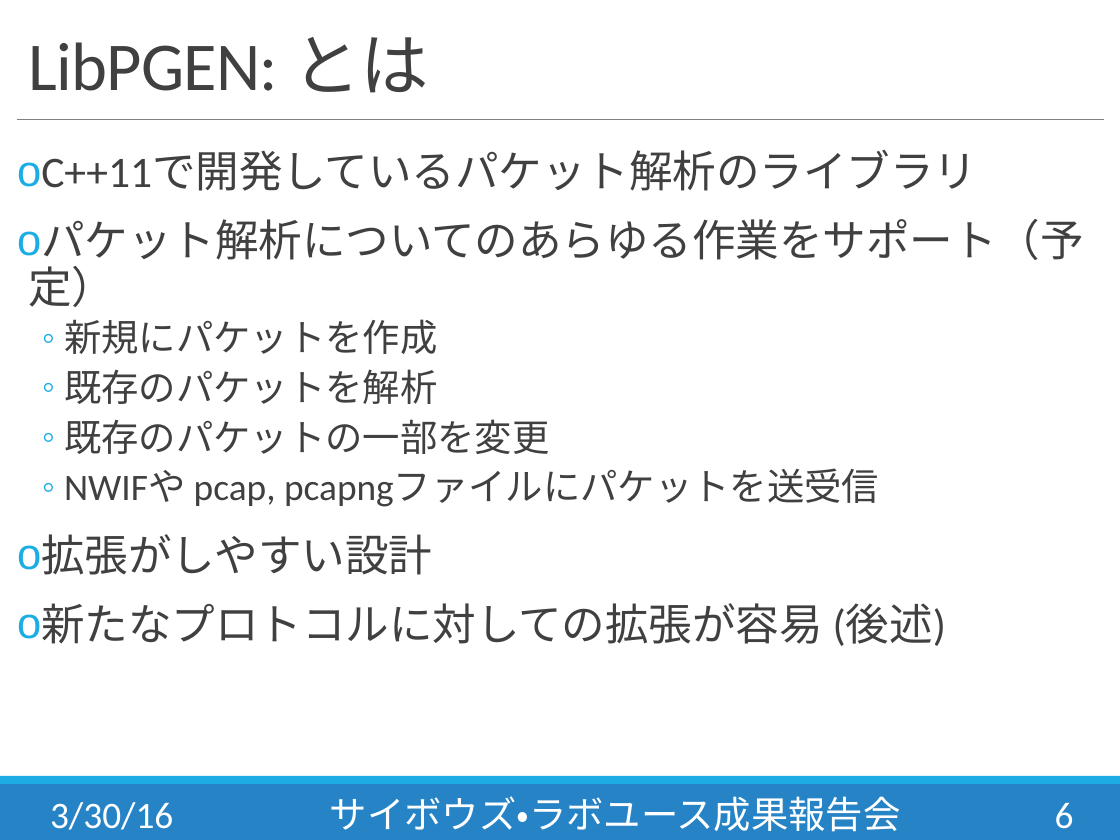
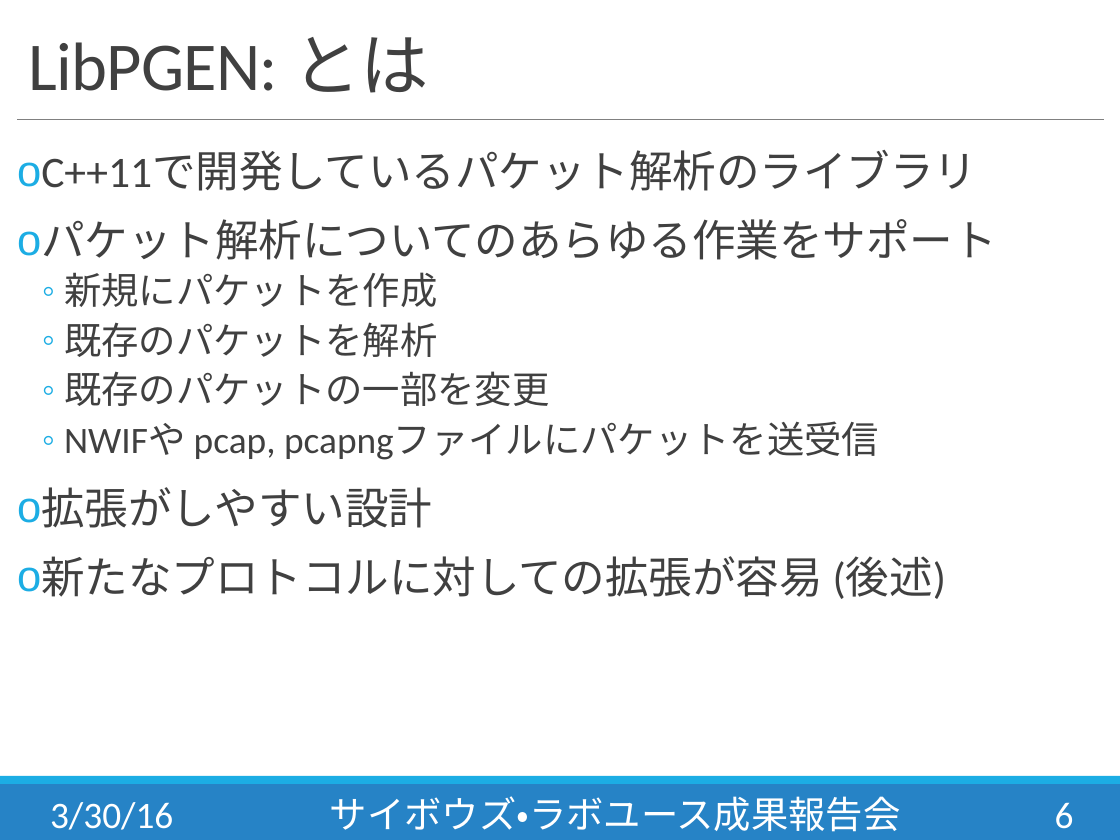
Before and after one commit to slankdev/CybozuLab, a slide deck: slide 6 of docs/presentation/lab5th_slankdev.pptx. Drawn at 1120x840 pixels with LibreOffice and Linux fonts; fonts in the diff are those of the drawing. Boxes give left, top, right and bottom in pixels: in the first picture for what was removed or moved away, otherwise in the second. Text is boxed around its words. In the diff, an @@ line names an element or a change of style, - is before the commit and + after.

```diff
--- a/docs/presentation/lab5th_slankdev.pptx
+++ b/docs/presentation/lab5th_slankdev.pptx
@@ text at <box>41,219,997,260</box>: text changed @@
-o パケット解析についてのあらゆる作業をサポート（予定）
+o パケット解析についてのあらゆる作業をサポート
```
Also in this commit, not shown: 11 other slides changed, 9 slides added, 12 other files.
